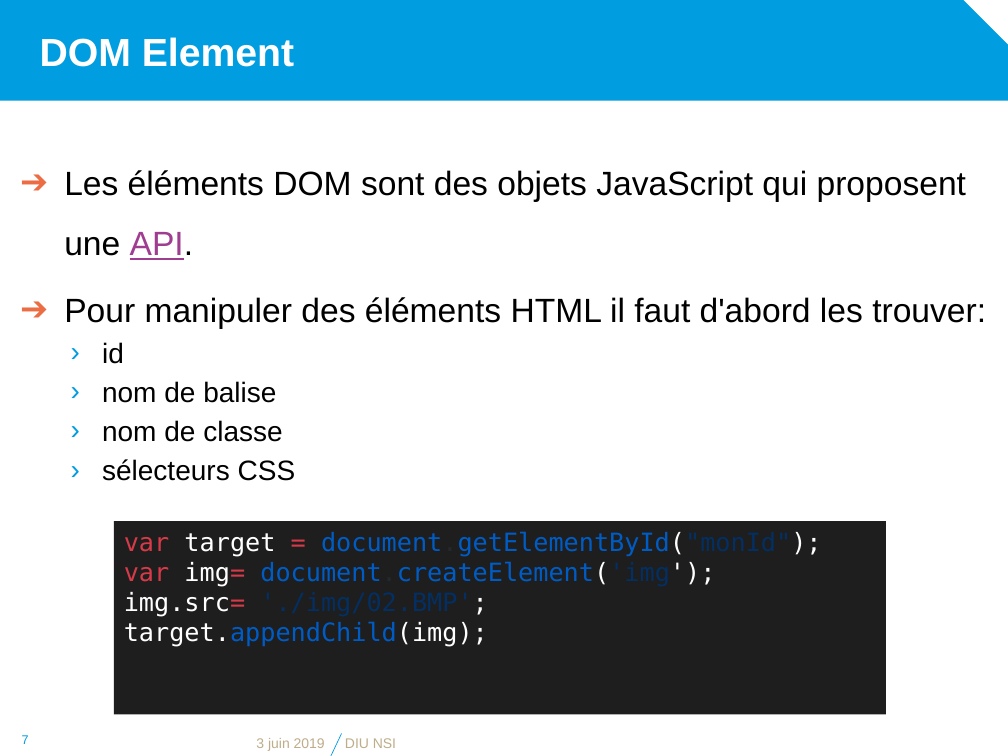
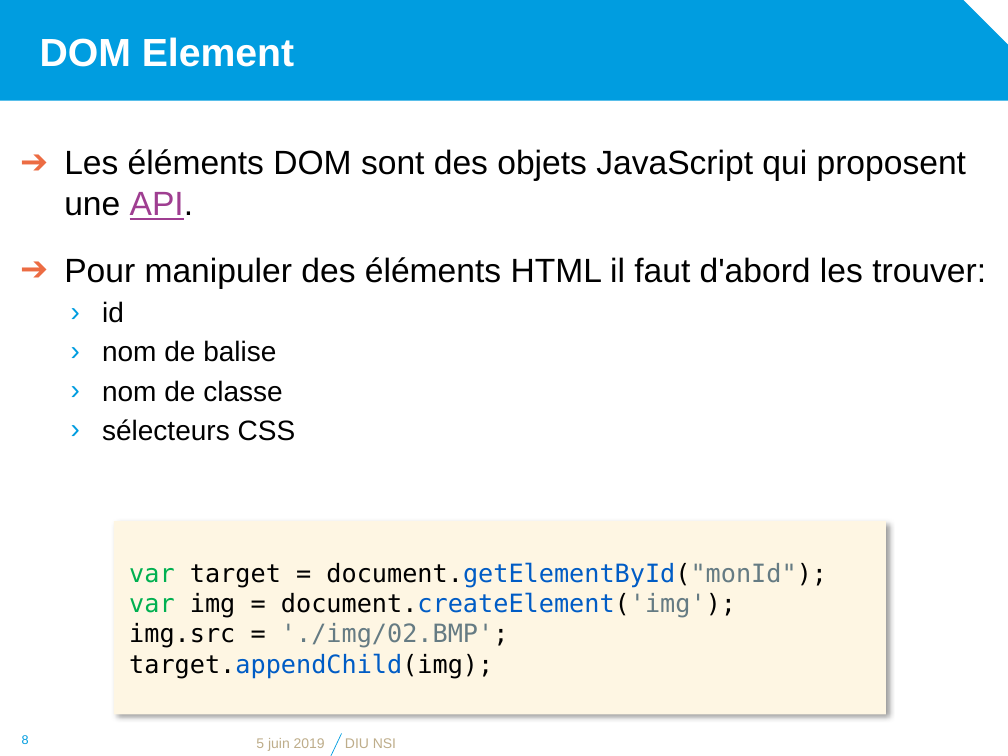
Before and after one commit to diu-uf-bordeaux/bloc1, a slide deck: slide 8 of web/4-JS/JavaScript.pptx (slide 7 before the commit). Drawn at 1008x756 pixels with LibreOffice and Linux fonts; fonts in the diff are those of the drawing; background and template pictures are left out. Boxes give left, top, right and bottom in pixels: in the first picture for what was removed or moved away, otherwise in the second. Text is boxed around its words. In the diff, an @@ line names an element or a change of style, - is before the commit and + after.

Commit message:
Wen : formatting

```diff
--- a/web/4-JS/JavaScript.pptx
+++ b/web/4-JS/JavaScript.pptx
@@ text at box(64, 149, 966, 220): line spacing 1.5 to 1 @@
@@ rectangle "var target = document.getElementById("monId"); var ..." at box(114, 521, 886, 715): vertical alignment top to middle; fill #1E1E1E to #FEF6E3; shadow on @@
@@ text in rectangle at box(129, 562, 827, 648): text changed; text colour #005CC5 to #000000 @@
-var target = document.getElementById("monId"); var img= document.createElement('img');
-img.src= './img/02.BMP';
+var target = document.getElementById("monId"); var img = document.createElement('img');
+img.src = './img/02.BMP';
@@ text in rectangle at box(129, 653, 493, 679): text colour #FFFFFF to #000000 in "target.appendChild(img);"; indent changed @@
@@ page number at box(22, 735, 29, 744): text changed @@
-7
+8
@@ text at box(256, 738, 325, 751): text changed @@
-3 juin 2019
+5 juin 2019
```
Also in this commit, not shown: 6 other slides changed, 1 slide added.
